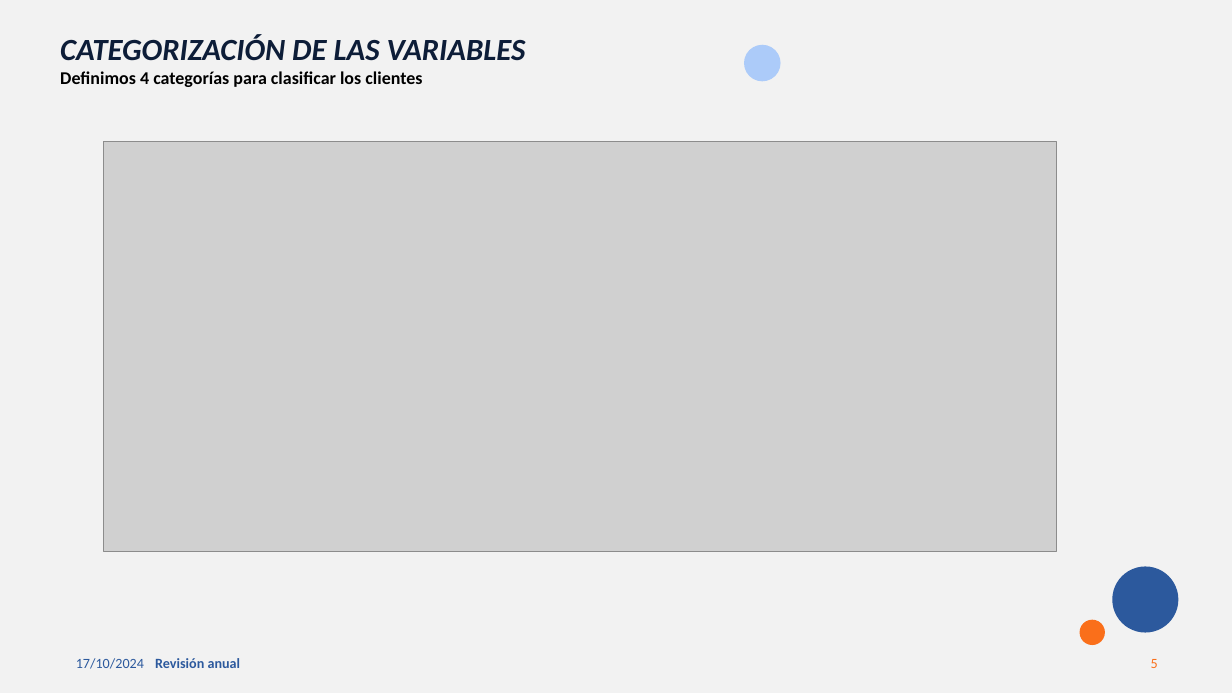
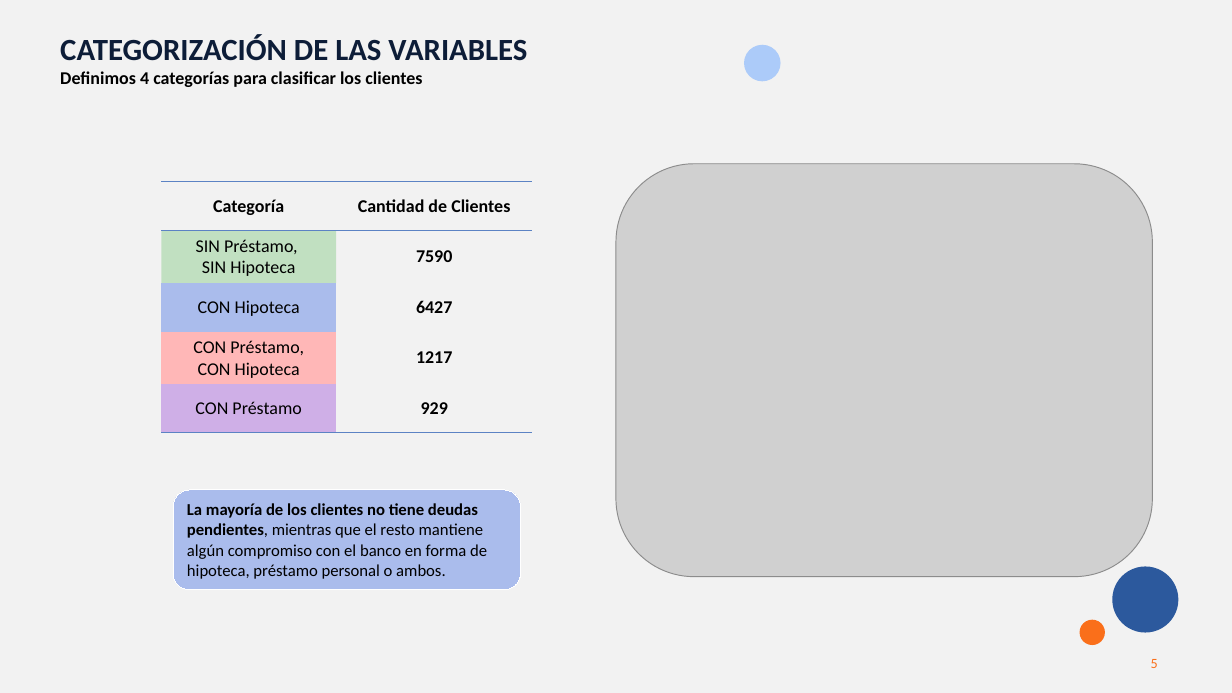
Before and after one commit to MarinaTorba/PersonalDataProrjects, a slide deck: slide 5 of Equip_B/results/S2_Presentacion_Finanzas.pptx. Drawn at 1232x693 pixels with LibreOffice and Linux fonts; fonts in the diff are those of the drawing; grey boxes stand for pictures. Boxes give left, top, right and bottom in pixels: in the first picture for what was removed or moved away, otherwise in the second. Text is boxed around its words. In the diff, an @@ line names an element or a change of style, - is before the commit and + after.

```diff
--- a/Equip_B/results/S2_Presentacion_Finanzas.pptx
+++ b/Equip_B/results/S2_Presentacion_Finanzas.pptx
@@ text at [60, 34, 527, 61]: italic off in "CATEGORIZACIÓN DE LAS VARIABLES" @@
@@ picture removed at [104, 141, 1056, 552] @@
@@ picture added at [616, 164, 1153, 577] @@
@@ table added at [162, 181, 532, 433], 5 rows, 2 columns @@
+Categoría | Cantidad de Clientes
+SIN Préstamo, / SIN Hipoteca | 7590
+CON Hipoteca | 6427
+CON Préstamo, / CON Hipoteca | 1217
+CON Préstamo | 929
@@ rounded rectangle added at [173, 490, 520, 590], fill #AABCEC, outline #FFFFFF 0.75 pt, 13 pt, text #000000 @@
+La mayoría de los clientes no tiene deudas pendientes, mientras que el resto mantiene algún compromiso con el banco en forma de hipoteca, préstamo personal o ambos.
@@ rectangle added at [0, 647, 259, 693], fill #F2F2F2 @@
@@ text removed at [76, 658, 144, 669] @@
-17/10/2024
@@ text removed at [155, 658, 241, 668] @@
-Revisión anual
```
Also in this commit, not shown: 8 other slides changed.
